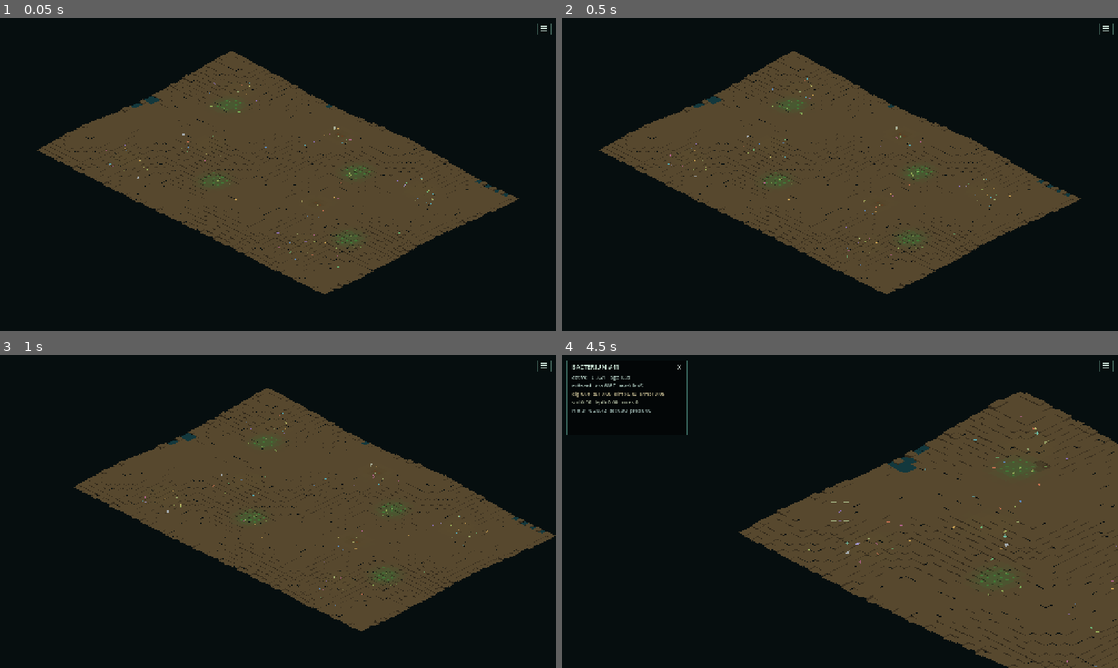
Above: before the commit, frames 1-4 (two rows, left to right).
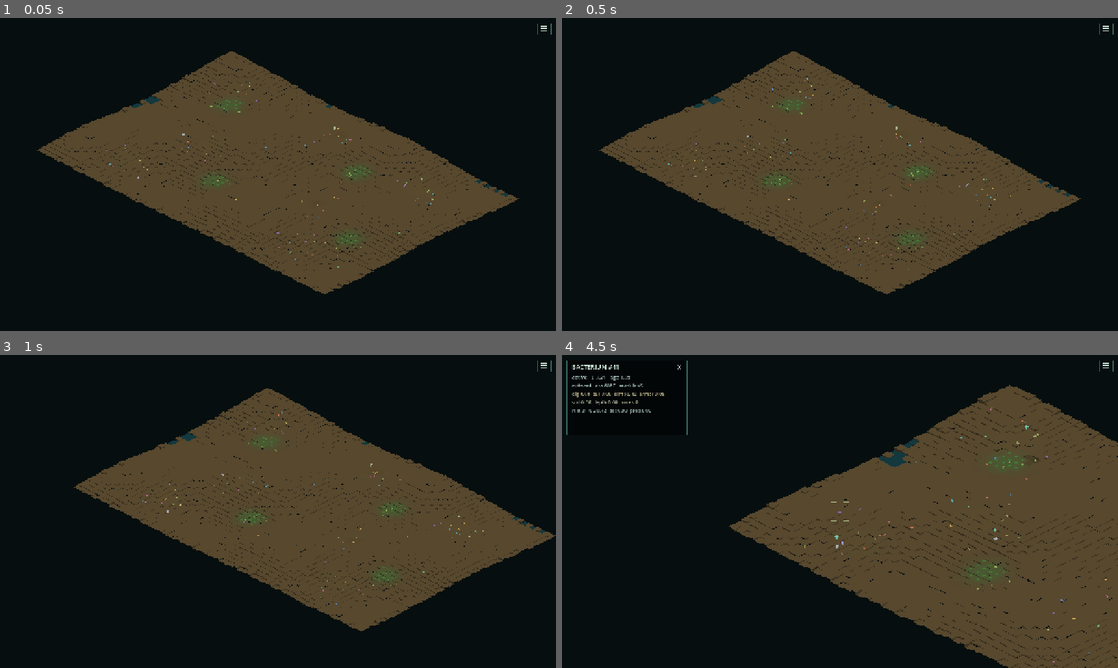
Above: after the commit, the same moments.

Repository: Rzbck/MicroC0re
Game: Godot game, scene res://src/app/main.tscn
Two runs of this game, one before a commit and one after it. Both use one fixed random seed, a clock stepped at 60 frames per second and the inputs below.
Inputs (mouse positions are in pixels of both pictures, inside the frame that each line leads up to):
- Up to frame 1 (0.05 s): no input
- Up to frame 2 (0.5 s): no input
- Up to frame 3 (1 s): tap Enter at 0.5 s; move the mouse to (400, 495) at 0.52 s; hold D from 0.53 s (still down); tap F at 0.6 s; click (400, 495) at 0.67 s; tap Space at 0.77 s
- Up to frame 4 (4.5 s): release D at 1.25 s; drag from (728, 527) to (812, 574) at 1.27 s; tap Space at 2, 3.77 s; move the mouse to (895, 442) at 2.02 s; hold D 2.03-2.75 s; tap N at 2.1 s; drag from (812, 574) to (673, 464) at 2.77 s; move the mouse to (1006, 558) at 3.52 s; hold A 3.53-4.25 s; tap 2 at 3.6 s; drag from (673, 464) to (756, 433) at 4.27 s

Frame 1 is identical in both runs. In frame 2, less than 0.1% of the frame differs, in the area x 19-81%, y 36-81%; in frame 3, less than 0.1%; in frame 4, 5.6%, in the area x 30-100%, y 9-100%.

Commit message:
Recover ecology cost without coarse LOD

Diff:
--- a/src/app/pixel_isometric_world.gd
+++ b/src/app/pixel_isometric_world.gd
@@ -31,6 +31,8 @@
 const FAR_AGENT_REFRESH := 1.0 / 15.0
 const FAR_AGENT_REFRESH_MASS := 1.0 / 10.0
 const DETAIL_POPULATION_LIMIT := 1200
+const FAST_LOD_X4_POPULATION := 650
+const FAST_LOD_X8_POPULATION := 320
 
 const LINEAGE_PALETTE := [
 	Color(0.42, 0.70, 0.46, 1.0),
@@ -772,9 +774,17 @@
 
 
 func _using_far_agent_lod() -> bool:
+	var count: int = _total_agent_count()
+	var speed_lod: bool = (
+		(simulation_speed >= 8.0 and count >= FAST_LOD_X8_POPULATION)
+		or (
+			simulation_speed >= 4.0
+			and count >= FAST_LOD_X4_POPULATION
+		)
+	)
 	return (
-		simulation_speed >= 4.0
-		or _total_agent_count() > DETAIL_POPULATION_LIMIT
+		speed_lod
+		or count > DETAIL_POPULATION_LIMIT
 		or _camera_zoom() < FAR_AGENT_LOD_ZOOM
 	)
 
--- a/src/simulation/living_terrain.gd
+++ b/src/simulation/living_terrain.gd
@@ -528,8 +528,14 @@
 	agent.physical_armor = armor
 
 	if can_move:
-		var left_height: float = sample_height(position + forward.rotated(-0.72) * CELL_SIZE)
-		var right_height: float = sample_height(position + forward.rotated(0.72) * CELL_SIZE)
+		# Side steering only needs local sign, so nearest samples avoid two
+		# bilinear interpolations per agent while preserving the terrain feedback.
+		var left_height: float = sample_height_nearest(
+			position + forward.rotated(-0.72) * CELL_SIZE
+		)
+		var right_height: float = sample_height_nearest(
+			position + forward.rotated(0.72) * CELL_SIZE
+		)
 		var terrain_turn: float = clampf((left_height - right_height) * 0.34, -0.22, 0.22)
 		agent.angle = wrapf(
 			float(agent.angle) + terrain_turn * (1.0 - clampf(climb * 0.22, 0.0, 0.52)),
--- a/src/simulation/petri_simulation.gd
+++ b/src/simulation/petri_simulation.gd
@@ -35,6 +35,7 @@
 const DIRECTION_LUT_SIZE := 1024
 const REGULATION_BUCKETS := 6
 const LINEAGE_BIN_COUNT := 32
+const ECOTYPE_PRESSURE_BIN_COUNT := 256
 const LIVE_POPULATION_SOFT_START := 1600
 const SPATIAL_BUCKET_SIZE := 3.0
 # 192 x 128 world with 3-unit linked cells.
@@ -131,7 +132,7 @@
 var _bacteria_by_id: Dictionary = {}
 var _edible_by_id: Dictionary = {}
 var _active_transfer_recipient_ids: PackedInt32Array = PackedInt32Array()
-var _ecotype_counts: Dictionary = {}
+var _ecotype_counts: PackedInt32Array = PackedInt32Array()
 var _refugia_protozoan: Variant = null
 var _refugia_ciliate: Variant = null
 var _refugia_flagellate: Variant = null
@@ -362,6 +363,8 @@
 	_grid_head.fill(-1)
 	_lineage_counts.resize(LINEAGE_BIN_COUNT)
 	_lineage_counts.fill(0)
+	_ecotype_counts.resize(ECOTYPE_PRESSURE_BIN_COUNT)
+	_ecotype_counts.fill(0)
 	_direction_lut.resize(DIRECTION_LUT_SIZE)
 	for i in range(DIRECTION_LUT_SIZE):
 		var lut_angle: float = (
@@ -395,7 +398,7 @@
 	dna_fragments.clear()
 	_population_buffer.clear()
 	_active_transfer_recipient_ids = PackedInt32Array()
-	_ecotype_counts.clear()
+	_ecotype_counts.fill(0)
 	_refugia_protozoan = null
 	_refugia_ciliate = null
 	_refugia_flagellate = null
@@ -3177,7 +3180,7 @@
 		1.0
 	)
 	var ecotype_fraction: float = (
-		float(int(_ecotype_counts.get(int(cell.ecotype_id), 0)))
+		float(_ecotype_counts[_ecotype_pressure_bin(int(cell.ecotype_id))])
 		/ float(maxi(1, bacteria.size()))
 	)
 	var ecotype_pressure: float = clampf(
@@ -3214,9 +3217,13 @@
 	)
 
 
+func _ecotype_pressure_bin(ecotype_id: int) -> int:
+	return posmod(ecotype_id, ECOTYPE_PRESSURE_BIN_COUNT)
+
+
 func _refresh_population_metadata() -> int:
 	_lineage_counts.fill(0)
-	_ecotype_counts.clear()
+	_ecotype_counts.fill(0)
 	var living_count: int = 0
 	for cell in bacteria:
 		if (
@@ -3229,8 +3236,8 @@
 		living_count += 1
 		var bin_index: int = _lineage_bin(float(cell.lineage_hue))
 		_lineage_counts[bin_index] += 1
-		var ecotype_key: int = int(cell.ecotype_id)
-		_ecotype_counts[ecotype_key] = int(_ecotype_counts.get(ecotype_key, 0)) + 1
+		var ecotype_bin: int = _ecotype_pressure_bin(int(cell.ecotype_id))
+		_ecotype_counts[ecotype_bin] += 1
 	return living_count
 
 
